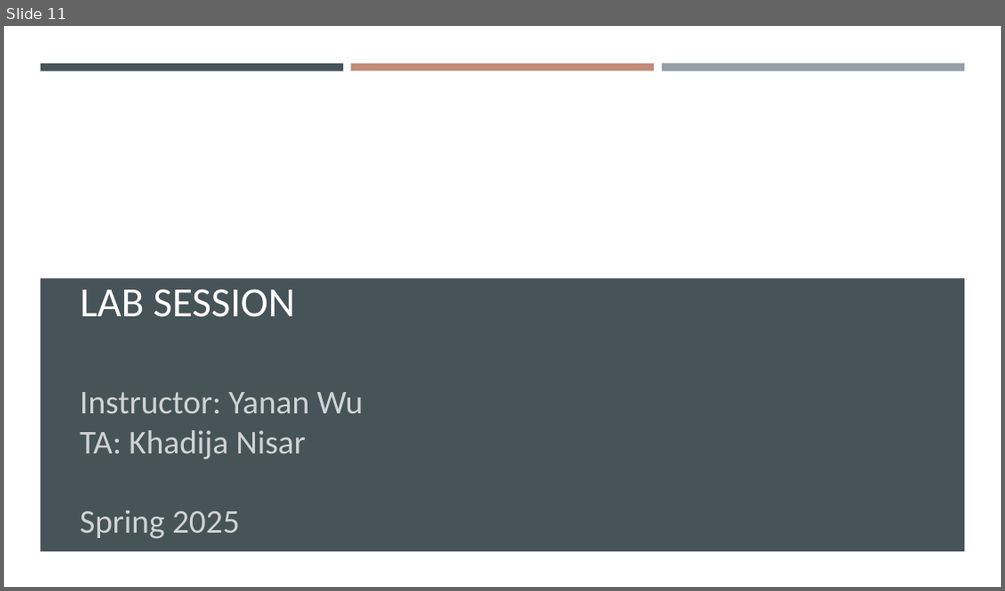
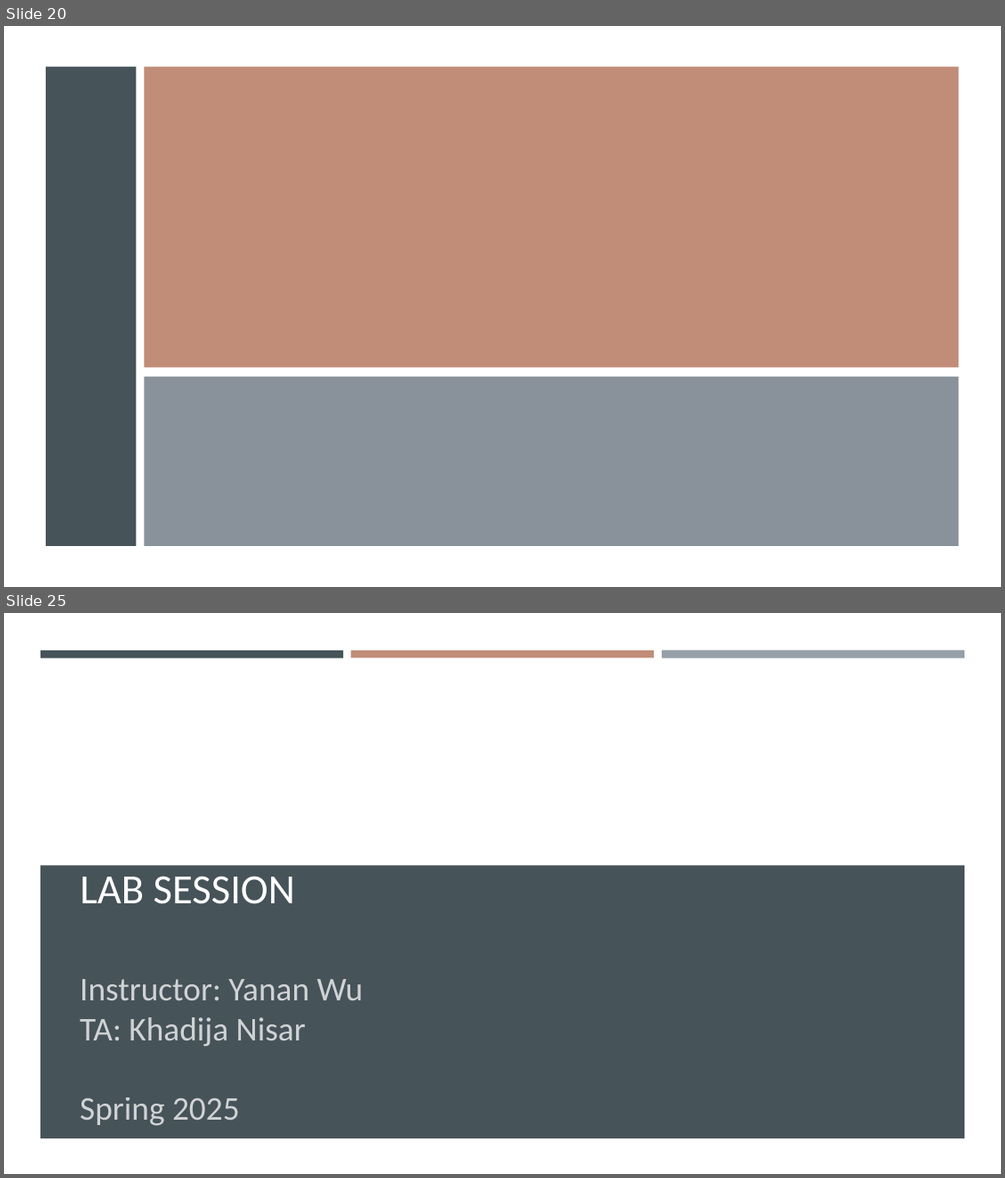
Before and after one commit to gisynw/geog-247, a slide deck: docs/Lectures/Week04/Week04_BivariateRegression.pptx. Shown one above the other, each under a label of ours: slide 11 before the commit, slides 20 and 25 after it; the slides between them are not shown. The pictures are 1005x591 and 1005x1178 pixels, drawn with LibreOffice and Linux fonts; fonts in the diff are those of the drawing; grey boxes stand for pictures; background and template pictures are left out. Boxes give left, top, right and bottom in pixels: in the first picture for what was removed or moved away, otherwise in the second. Text is boxed around its words. In the diff, an @@ line names an element or a change of style, - is before the commit and + after.

```diff
--- a/docs/Lectures/Week04/Week04_BivariateRegression.pptx
+++ b/docs/Lectures/Week04/Week04_BivariateRegression.pptx
@@ slide 20 added at bbox=[4, 26, 1001, 587], background #FFFFFF @@
@@ rectangle added at bbox=[4, 26, 1001, 587], fill #FFFFFF @@
@@ rectangle added at bbox=[46, 66, 137, 546], fill #465359 @@
@@ rectangle added at bbox=[144, 66, 958, 367], fill #C18C78 @@
@@ rectangle added at bbox=[144, 377, 958, 547], fill #6C7781 at 80% opacity @@
@@ what was slide 11 is now slide 25 @@
```
Also in this commit, not shown: 3 slides changed, 14 other slides added, 1 slide removed, 2 other files.
